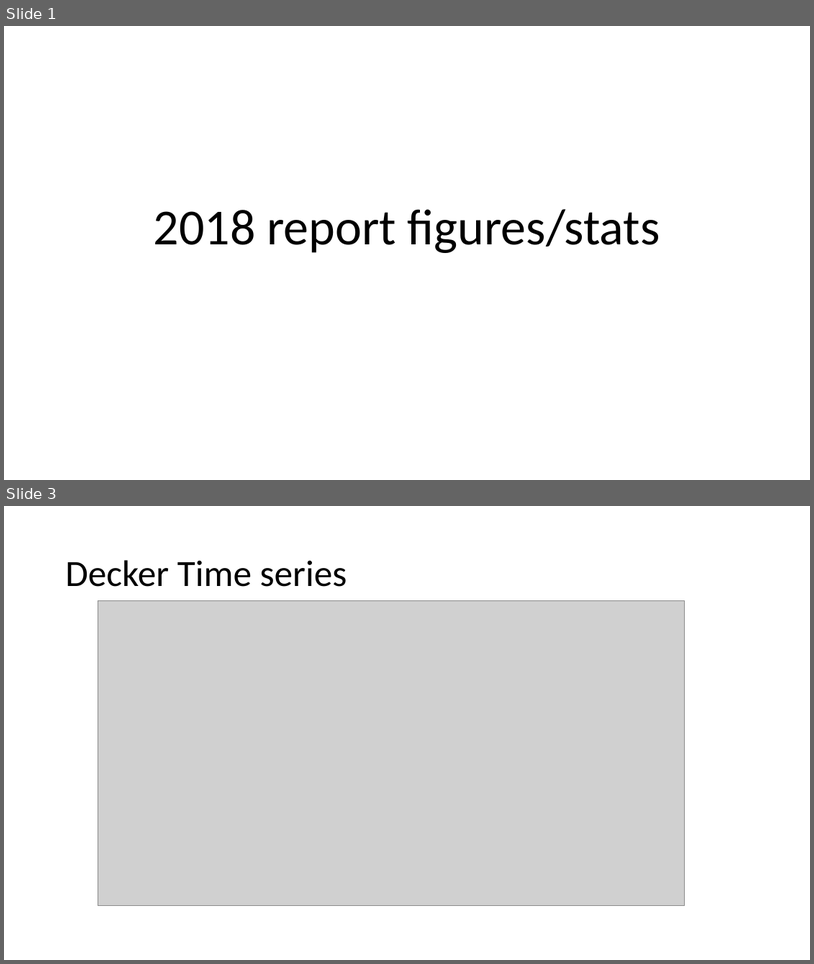
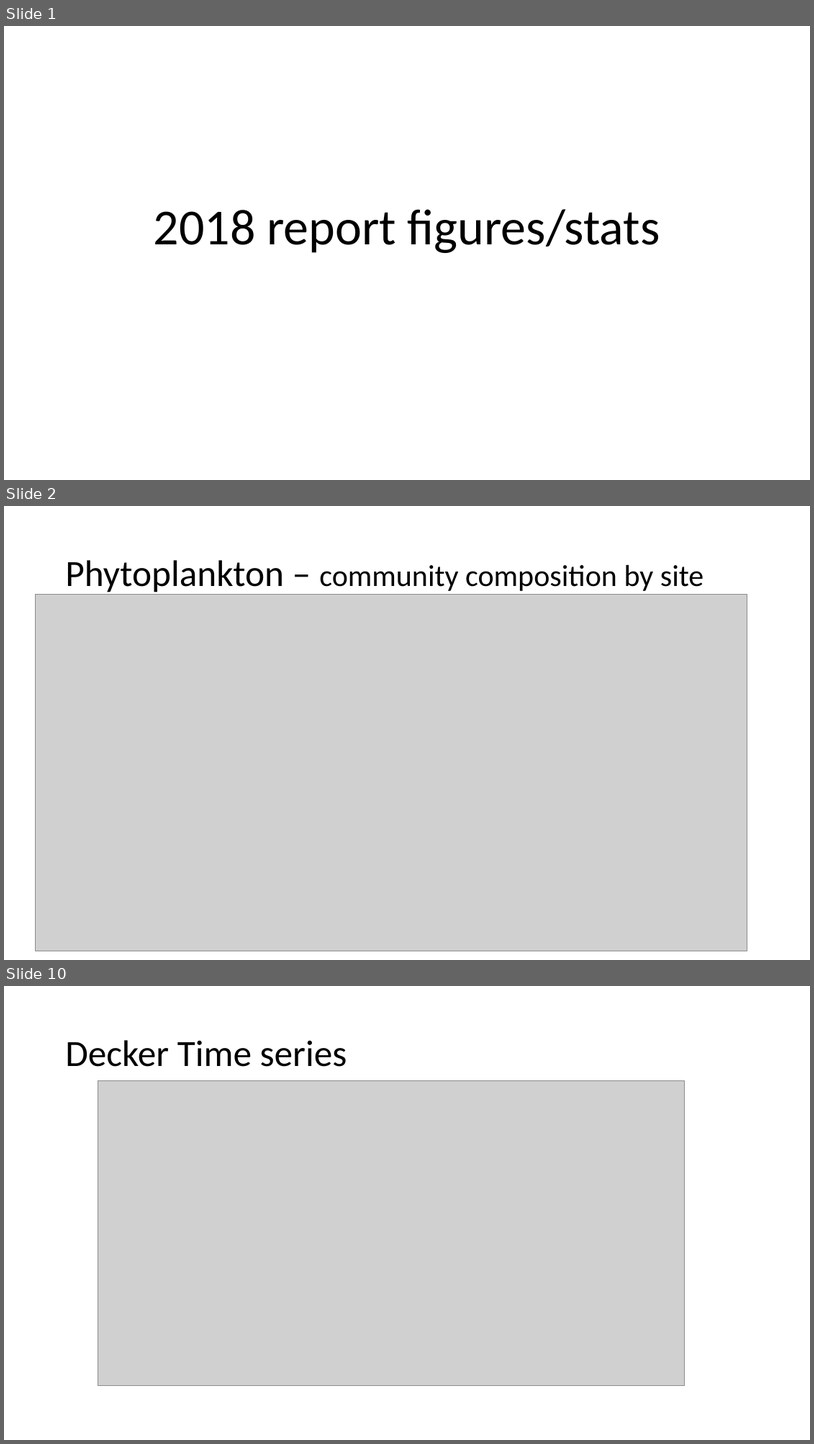
Before and after one commit to rosehartman/FRPreport2018, a slide deck: May phase IV analyses.pptx. Shown one above the other, each under a label of ours: slides 1 and 3 before the commit, slides 1, 2 and 10 after it; the slides between them are not shown. The pictures are 814x964 and 814x1444 pixels, drawn with LibreOffice and Linux fonts; fonts in the diff are those of the drawing; grey boxes stand for pictures. Boxes give left, top, right and bottom in pixels: in the first picture for what was removed or moved away, otherwise in the second. Text is boxed around its words. In the diff, an @@ line names an element or a change of style, - is before the commit and + after.

```diff
--- a/May phase IV analyses.pptx
+++ b/May phase IV analyses.pptx
@@ slide 2 added at (4, 506, 810, 960), background #FFFFFF @@
@@ title added at (65, 560, 705, 595), 36 pt, text #000000 @@
+Phytoplankton – community composition by site
@@ picture added at (36, 595, 748, 951) @@
@@ what was slide 3 is now slide 10 @@
```
Also in this commit, not shown: 1 slide changed, 6 other slides added, 1 slide removed, 10 other files.
